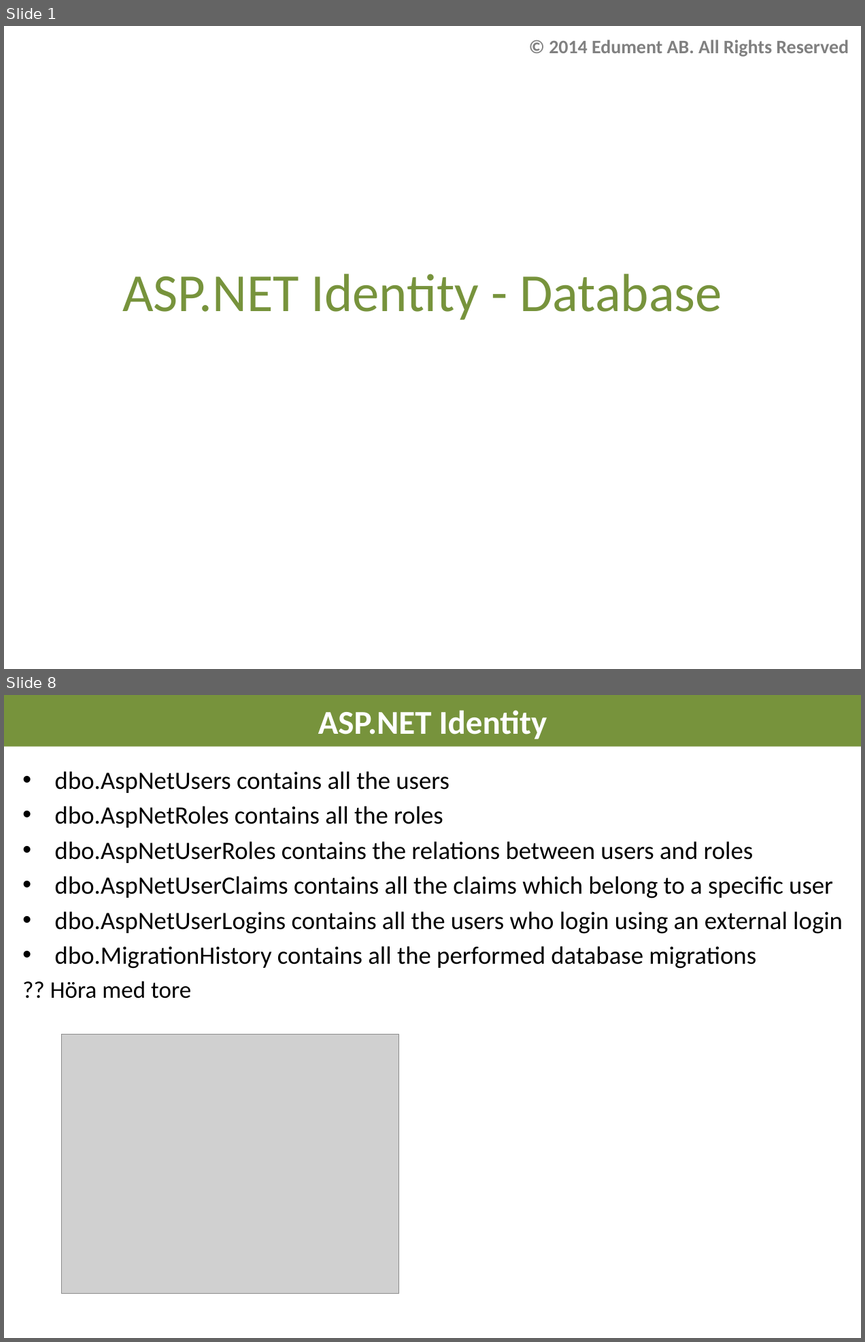
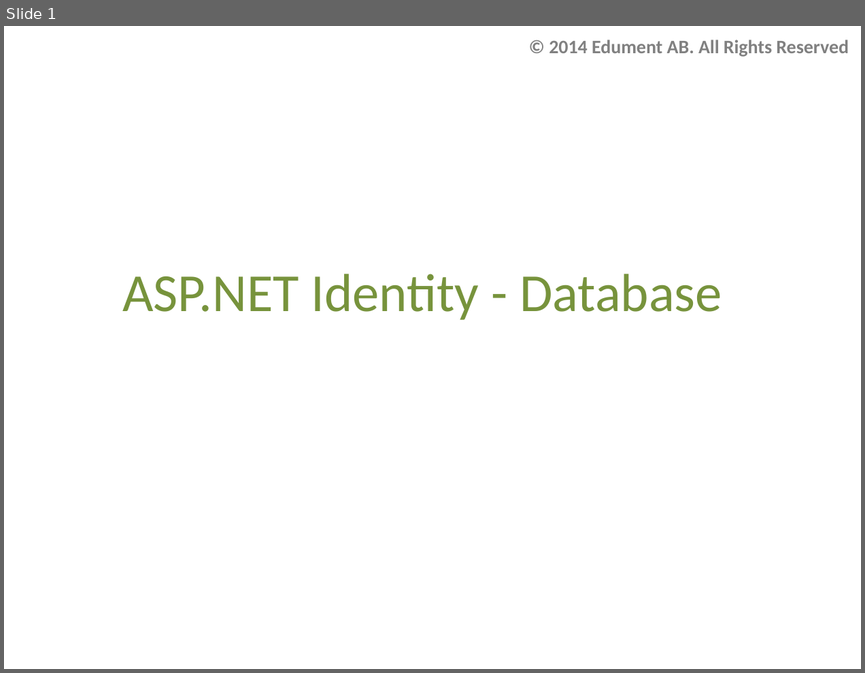
Before and after one commit to AndreasElffors/IdentityTemplate, a slide deck: Documents/Identity-Database.pptx. Shown one above the other, each under a label of ours: slides 1 and 8 before the commit, slide 1 after it; the slides between them are not shown. The pictures are 865x1342 and 865x673 pixels, drawn with LibreOffice and Linux fonts; fonts in the diff are those of the drawing; grey boxes stand for pictures; background and template pictures are left out. Boxes give left, top, right and bottom in pixels: in the first picture for what was removed or moved away, otherwise in the second. Text is boxed around its words. In the diff, an @@ line names an element or a change of style, - is before the commit and + after.

```diff
--- a/Documents/Identity-Database.pptx
+++ b/Documents/Identity-Database.pptx
@@ slide 8 removed at box(4, 695, 861, 1338), background #FFFFFF @@
@@ title removed at box(4, 695, 861, 747) @@
-ASP.NET Identity
@@ text removed at box(50, 771, 842, 998) @@
-• dbo.AspNetUsers contains all the users
-• dbo.AspNetRoles contains all the roles
-• dbo.AspNetUserRoles contains the relations between users and roles
-• dbo.AspNetUserClaims contains all the claims which belong to a specific user
-• dbo.AspNetUserLogins contains all the users who login using an external login
-• dbo.MigrationHistory contains all the performed database migrations
-?? Höra med tore
@@ picture removed at box(61, 1034, 399, 1293) @@
```
Also in this commit, not shown: 3 slides changed, 4 slides added, 4 other slides removed, 3 other files.
